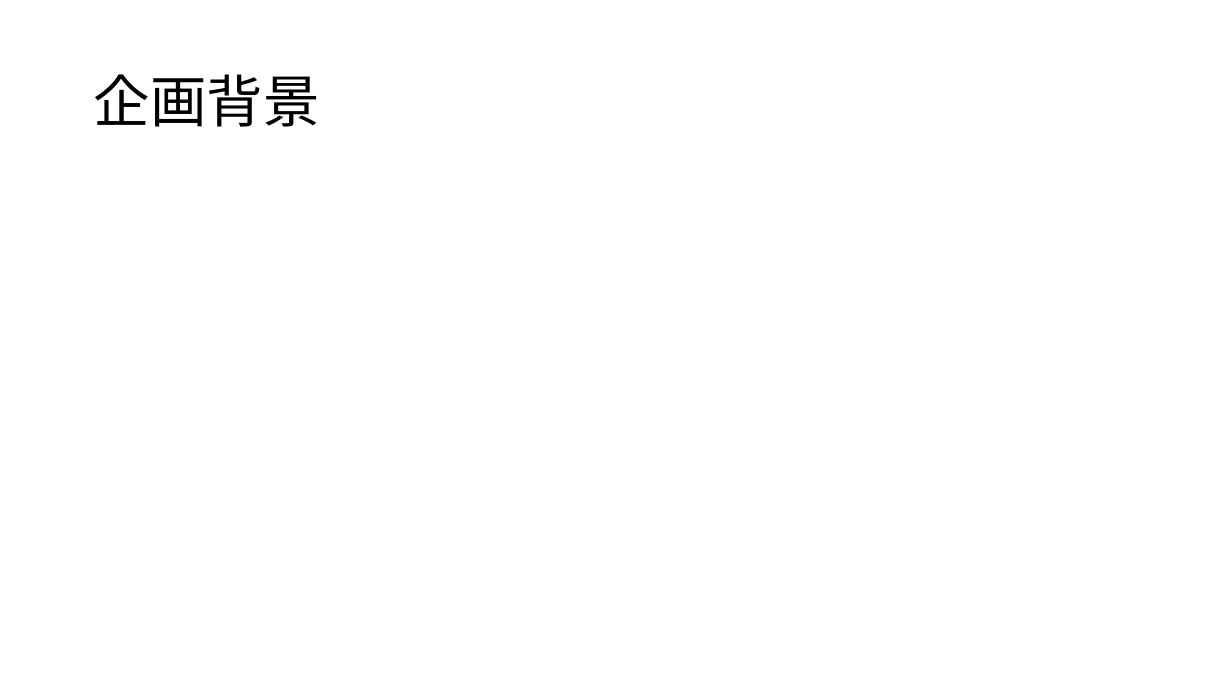
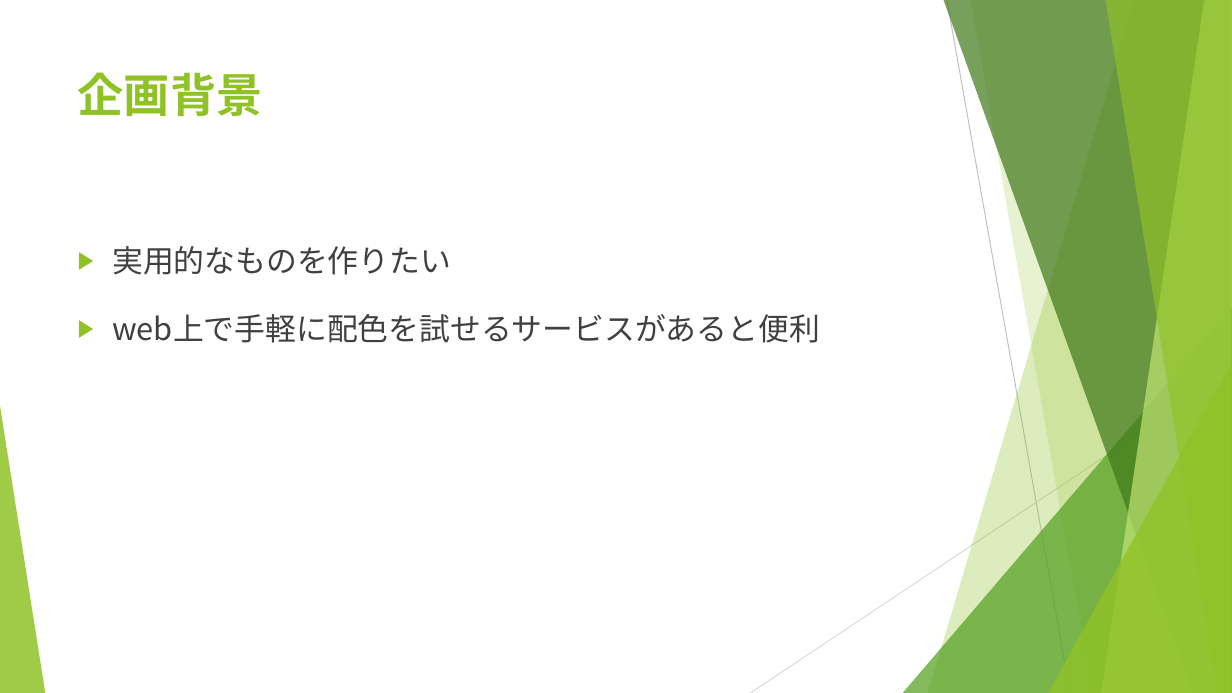
Before and after one commit to ColorSchemeSystem/CSS, a slide deck: slide 2 of CSS_プレゼン資料.pptx. Drawn at 1232x693 pixels with LibreOffice and Linux fonts; fonts in the diff are those of the drawing. Boxes give left, top, right and bottom in pixels: in the first picture for what was removed or moved away, otherwise in the second. Text is boxed around its words. In the diff, an @@ line names an element or a change of style, - is before the commit and + after.

```diff
--- a/CSS_プレゼン資料.pptx
+++ b/CSS_プレゼン資料.pptx
@@ title "企画背景": place and size @@
-title "企画背景" at (94,74,320,127)
+title "企画背景" at (78,72,263,116)
@@ title "企画背景" at (78,72,263,116): size 44 to 36 pt, text colour #000000 to #90C226, bold on; line spacing 0.9 to 1; vertical alignment middle to top @@
@@ text added at (112,246,819,343), 24 pt, text #404040 @@
+▶ 実用的なものを作りたい
+▶ web上で手軽に配色を試せるサービスがあると便利
@@ group added at (0,0,1232,693): 5 freeform shapes, 3 triangles, 2 lines @@
```
Also in this commit, not shown: 8 other slides changed.
